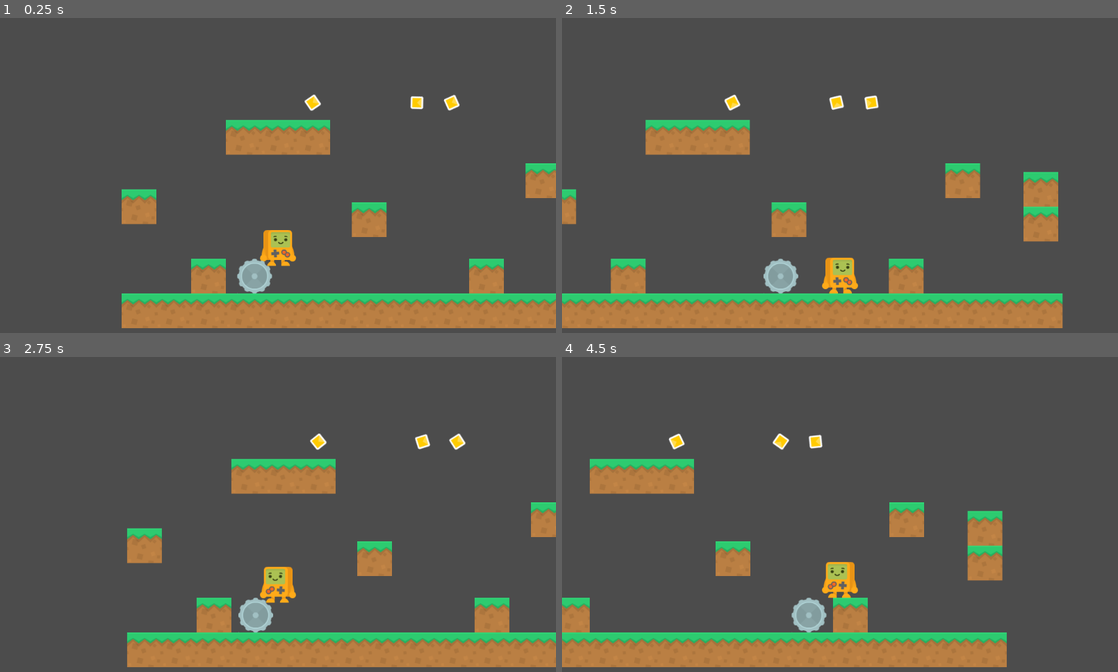
Above: before the commit, frames 1-4 (two rows, left to right).
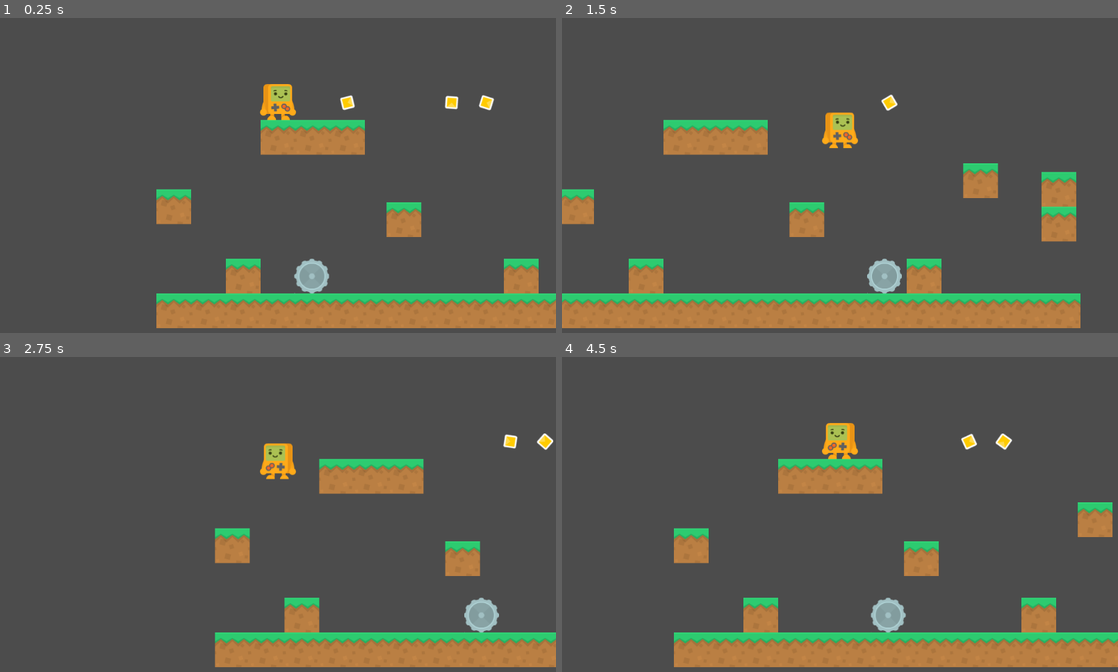
Above: after the commit, the same moments.

Repository: Oblivion-nara/Delve
Game: Godot game, scene res://MainScene.tscn
The game is run twice, just before and just after one commit, with the same random seed, the same clock (stepped at 60 frames per second) and the same inputs.
Inputs:
- Up to frame 1 (0.25 s): no input
- Up to frame 2 (1.5 s): hold D (move_right) from 0.53 s (still down); tap Space (jump) at 0.77 s
- Up to frame 3 (2.75 s): tap Space (jump) at 1.52 s; release D (move_right) at 2.03 s; hold A (move_left) from 2.03 s (still down)
- Up to frame 4 (4.5 s): release A (move_left) at 2.78 s; hold D (move_right) 2.78-4.28 s; tap Space (jump) at 3.02, 3.77 s; hold A (move_left) from 4.28 s (still down)

The runs differ from the first frame. In frame 1, 11% of the frame differs, in the area x 21-100%, y 20-99%; in frame 2, 9.5%; in frame 3, 13%; in frame 4, 19%, in the area x 0-100%, y 20-99%.

Commit message:
character moved

Diff:
--- a/MainScene.tscn
+++ b/MainScene.tscn
@@ -11,7 +11,7 @@
 script = ExtResource( 6 )
 
 [node name="Player" parent="." instance=ExtResource( 1 )]
-position = Vector2( 288, 408 )
+position = Vector2( 224, 136 )
 
 [node name="Tile" parent="." instance=ExtResource( 2 )]
 position = Vector2( 416, 544 )
